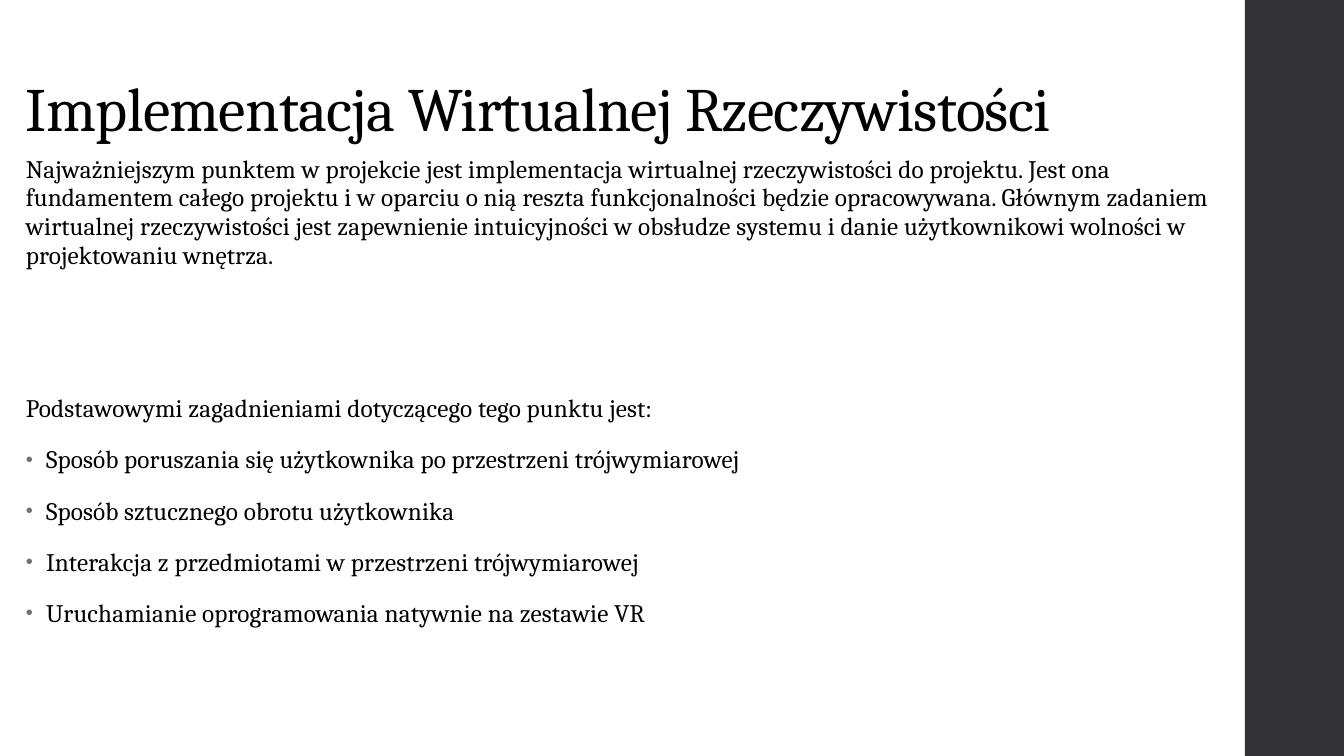
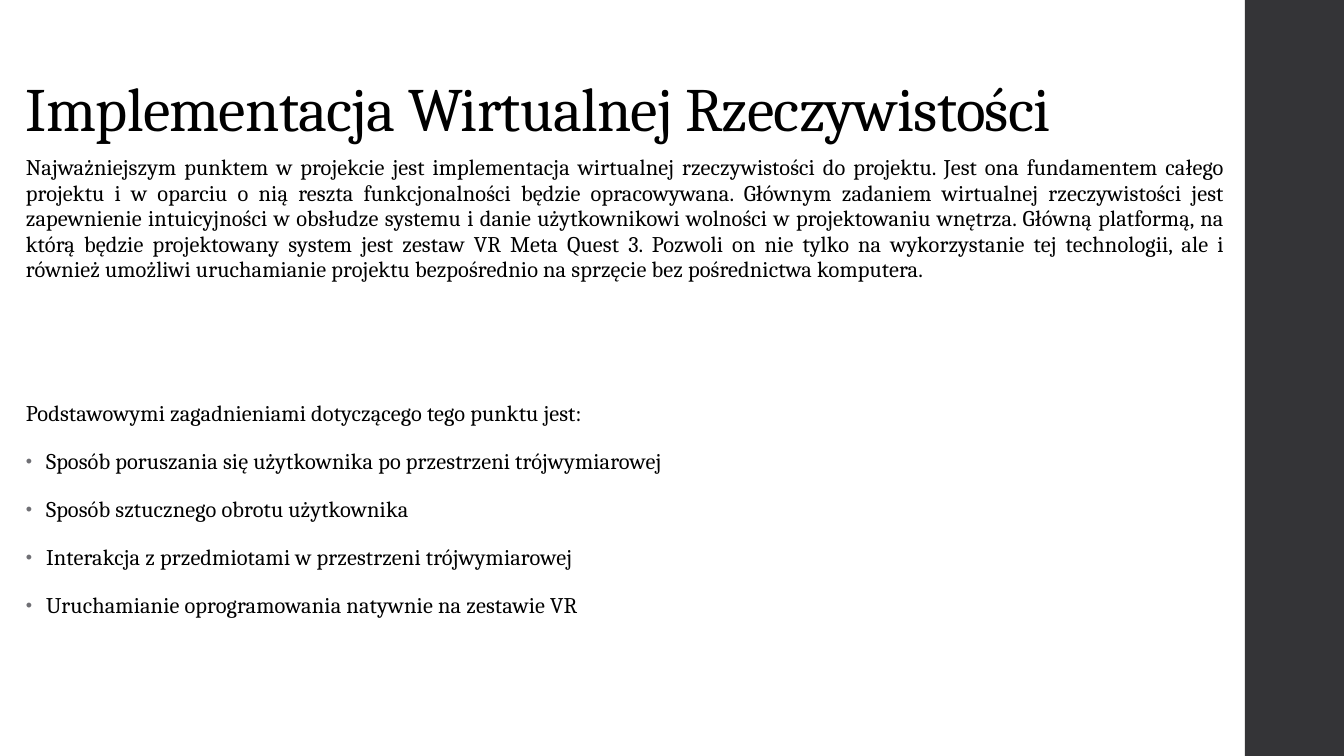
Before and after one commit to GlitchedGuest/PracaInzynieryjska, a slide deck: slide 5 of PrezentacjaAndrzejParuch.pptx. Drawn at 1344x756 pixels with LibreOffice and Linux fonts; fonts in the diff are those of the drawing. Boxes give left, top, right and bottom in pixels: in the first picture for what was removed or moved away, otherwise in the second. Text is boxed around its words. In the diff, an @@ line names an element or a change of style, - is before the commit and + after.

```diff
--- a/PrezentacjaAndrzejParuch.pptx
+++ b/PrezentacjaAndrzejParuch.pptx
@@ text at (x1=26, y1=159, x2=1223, y2=282): text changed; size 18 to 16 pt @@
-Najważniejszym punktem w projekcie jest implementacja wirtualnej rzeczywistości do projektu. Jest ona fundamentem całego projektu i w oparciu o nią reszta funkcjonalności będzie opracowywana. Głównym zadaniem wirtualnej rzeczywistości jest zapewnienie intuicyjności w obsłudze systemu i danie użytkownikowi wolności w projektowaniu wnętrza.
+Najważniejszym punktem w projekcie jest implementacja wirtualnej rzeczywistości do projektu. Jest ona fundamentem całego projektu i w oparciu o nią reszta funkcjonalności będzie opracowywana. Głównym zadaniem wirtualnej rzeczywistości jest zapewnienie intuicyjności w obsłudze systemu i danie użytkownikowi wolności w projektowaniu wnętrza. Główną platformą, na którą będzie projektowany system jest zestaw VR Meta Quest 3. Pozwoli on nie tylko na wykorzystanie tej technologii, ale i również umożliwi uruchamianie projektu bezpośrednio na sprzęcie bez pośrednictwa komputera.
@@ text at (x1=26, y1=405, x2=661, y2=618): size 18 to 16 pt in "Podstawowymi zagadnieniami dotyczącego tego punktu jest:", "Sposób poruszania się użytkownika po przestrzeni trójwymiaro ...", "Sposób sztucznego obrotu użytkownika", "Interakcja z przedmiotami w przestrzeni trójwymiarowej" and 1 more places @@
```
Also in this commit, not shown: 3 other slides changed, 3 slides added.
